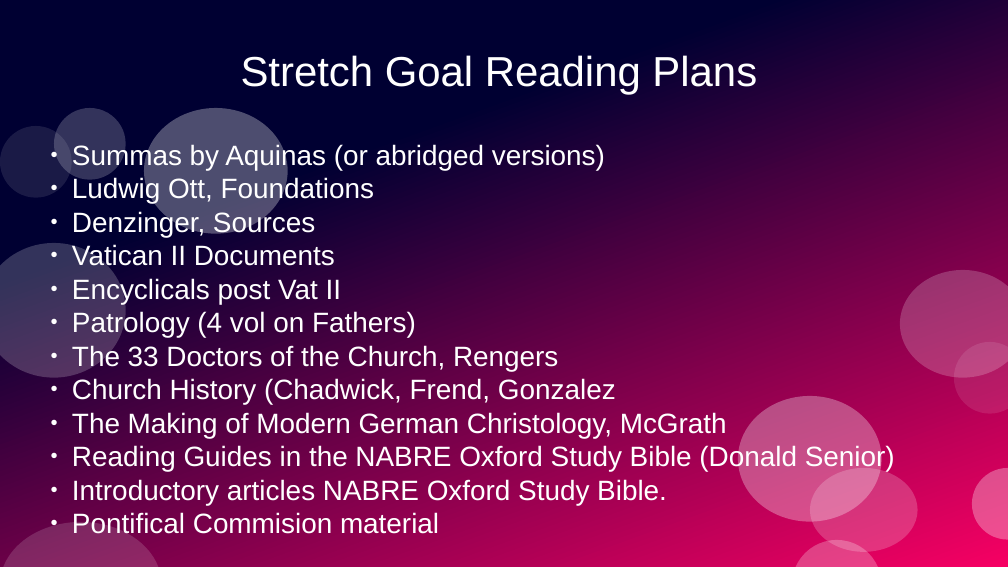
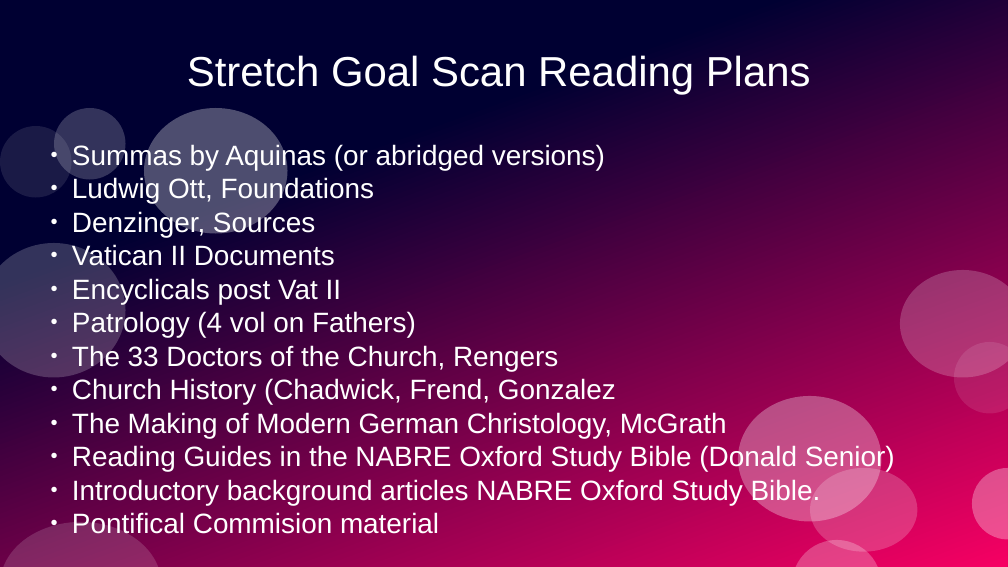
Before and after one commit to stevemac321/Catechist, a slide deck: slide 4 of Mastery.pptx (slide 9 before the commit). Drawn at 1008x567 pixels with LibreOffice and Linux fonts; fonts in the diff are those of the drawing. Boxes give left, top, right and bottom in pixels: in the first picture for what was removed or moved away, otherwise in the second. Text is boxed around its words. In the diff, an @@ line names an element or a change of style, - is before the commit and + after.

```diff
--- a/Mastery.pptx
+++ b/Mastery.pptx
@@ title at [187,55,811,95]: text changed @@
-Stretch Goal Reading Plans
+Stretch Goal Scan Reading Plans
@@ subtitle at [72,478,821,505]: text changed @@
-● Introductory articles NABRE Oxford Study Bible.
+● Introductory background articles NABRE Oxford Study Bible.
```
Also in this commit, not shown: 4 other slides changed, 3 slides added, 5 slides removed, 1 other file.
